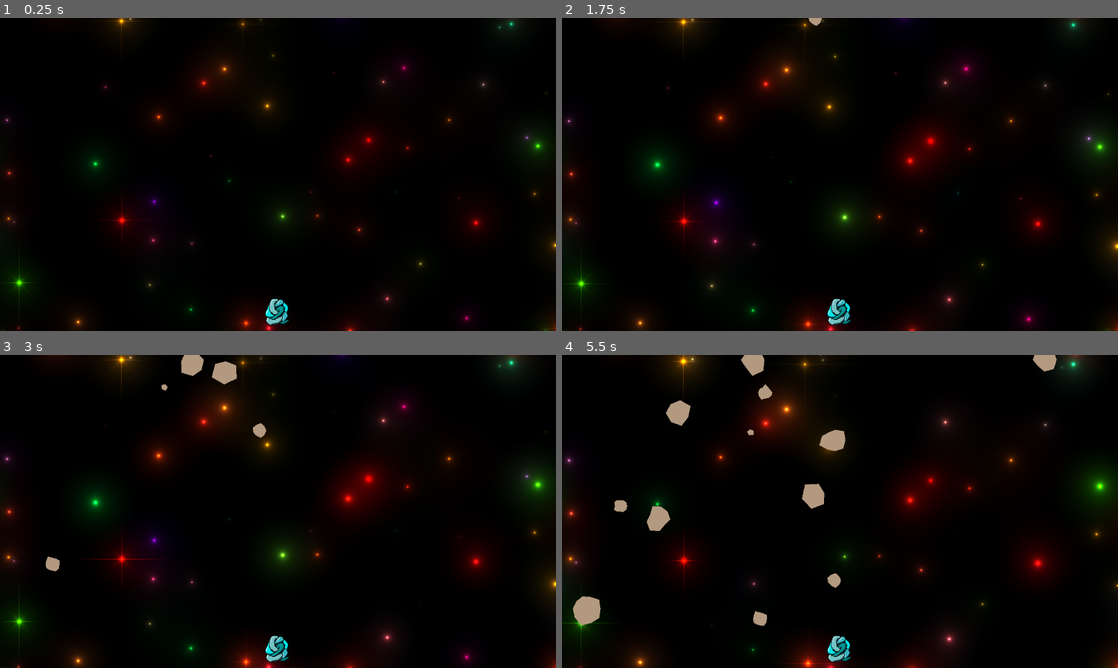
Above: before the commit, frames 1-4 (two rows, left to right).
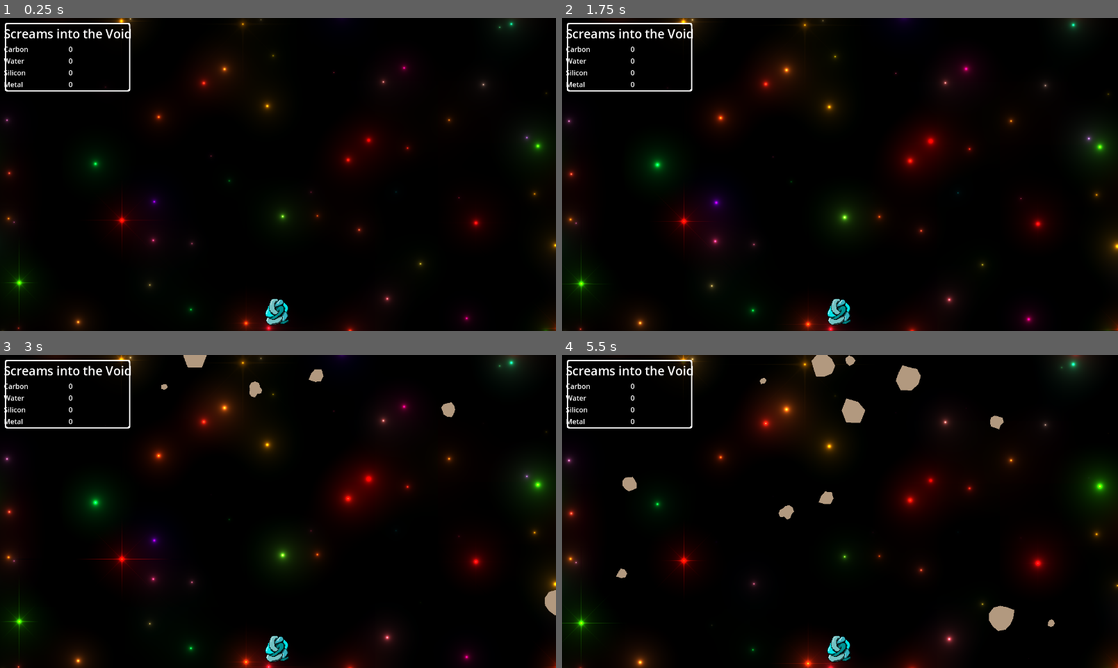
Above: after the commit, the same moments.

Repository: docwhat/screams-into-the-void
Game: Godot game, scene res://main.tscn
Same seed, same stepped clock (60 frames per second), same inputs: the game is played once before the commit and once after it.
Inputs:
- Up to frame 1 (0.25 s): no input
- Up to frame 2 (1.75 s): tap Enter at 0.5 s
- Up to frame 3 (3 s): no input
- Up to frame 4 (5.5 s): no input

The runs differ from the first frame. In frame 1, 0.9% of the frame differs, in the area x 0-24%, y 1-24%; in frame 2, 0.9%; in frame 3, 1.8%; in frame 4, 4.5%, in the area x 0-89%, y 0-89%.

Commit message:
checkpoint
Has a UI now!

Diff:
--- /dev/null
+++ b/SaveState.gd
@@ -0,0 +1,6 @@
+extends Node
+
+var carbon : int = 0
+var water : int = 0
+var silicon : int = 0
+var metal : int = 0
--- a/asteroid.gd
+++ b/asteroid.gd
@@ -3,6 +3,44 @@
 static var count : int = 0
 var radius : int
 var debuted : bool = false
+
+# Composition
+var carbon : int = 0
+var water : int = 0
+var silicon : int = 0
+var metal : int = 0
+
+func _ready() -> void:
+  radius = random_radius()
+  inertia = 1000000.0 * radius
+
+  var new_rotation_impulse : float = Global.rng.randf_range(-8.0, 8.0)
+  set_mass(1000.0 * radius)
+  apply_torque_impulse(new_rotation_impulse)
+
+  # Compisition
+  carbon = max(0, Global.rng.randi_range(-2, 20) * radius)
+  water = max(0, Global.rng.randi_range(0, 20) * radius)
+  silicon = max(0, Global.rng.randi_range(-2, 20) * radius)
+  metal = max(0, Global.rng.randi_range(0, 20) * radius)
+
+  # Image shape.
+  var points = generatePoints()
+  var poly = Polygon2D.new()
+  poly.set_polygon(points)
+  poly.set_color(Color(0.7, 0.6, 0.5))
+  add_child(poly)
+
+  # Collision polygon shape.
+  # This is commented out because I can't get it to be sane. The asteroids
+  # spin like crazy whenever they touch.
+  var collider : CollisionPolygon2D = CollisionPolygon2D.new()
+  collider.set_build_mode(CollisionPolygon2D.BUILD_SOLIDS)
+  collider.set_polygon(points)
+  collider
+  add_child(collider)
+
+  count += 1
 
 # A random asteroid size.
 func random_radius() -> int:
@@ -35,33 +73,11 @@
     poly.append(Vector2(rad, 0).rotated(angle))
   return poly
 
-func _ready() -> void:
-  radius = random_radius()
-  inertia = 1000000.0 * radius
-
-  var new_rotation_impulse : float = Global.rng.randf_range(-8.0, 8.0)
-  set_mass(1000.0 * radius)
-  apply_torque_impulse(new_rotation_impulse)
-
-  # Image shape.
-  var points = generatePoints()
-  var poly = Polygon2D.new()
-  poly.set_polygon(points)
-  poly.set_color(Color(0.7, 0.6, 0.5))
-  add_child(poly)
-
-  # Collision polygon shape.
-  # This is commented out because I can't get it to be sane. The asteroids
-  # spin like crazy whenever they touch.
-  var collider : CollisionPolygon2D = CollisionPolygon2D.new()
-  collider.set_build_mode(CollisionPolygon2D.BUILD_SOLIDS)
-  collider.set_polygon(points)
-  collider
-  add_child(collider)
-
-  count += 1
-
 func be_absorbed(_storage) -> void:
+  SaveState.carbon += carbon
+  SaveState.water += water
+  SaveState.silicon += silicon
+  SaveState.metal += metal
   count -= 1
   # store the resources
 
--- /dev/null
+++ b/hud.gd
@@ -0,0 +1,41 @@
+extends CanvasLayer
+
+static var carbon_value : Label
+static var water_value : Label
+static var silicon_value : Label
+static var metal_value : Label
+
+# FIXME: Need refactorization so I can understand it better.
+# From https://gist.github.com/t-karcher/053b7097e744bc3ba4e1d20441ab72a7
+func get_scientific_notation(number: float, precision: int = 99, use_engineering_notation: bool = false) -> String:
+  var sign_ = sign(number)
+  number = abs(number)
+  if number < 1:
+    var exp_ = step_decimals(number)
+    if use_engineering_notation: exp_ = snapped(exp_ + 1, 3)
+    var coeff = sign_ * number * pow(10, exp_)
+    return str(snapped(coeff, pow(10, -precision))) + "e" + str(-exp_)
+  elif number >= 10:
+    var exp_ = str(number).split(".")[0].length() - 1
+    if use_engineering_notation: exp_ = snapped(exp_ - 1, 3)
+    var coeff = sign_ * number / pow(10, exp_)
+    return str(snapped(coeff, pow(10, -precision))) + "e" + str(exp_)
+  else:
+    return str(snapped(sign_ * number, pow(10, -precision))) + "e0"
+
+# Format numbers
+func fnum(num : int) -> String:
+  if num >= 10000:
+    return get_scientific_notation(num, 2, false) # TODO: scientific, eng, etc.
+  else:
+    return str(num)
+
+func _ready() -> void:
+  update_hud()
+
+func update_hud() -> void:
+  $Control/MarginContainer/VBoxContainer/Carbon/value
+  for name in ["carbon", "water", "silicon", "metal"]:
+    var label : Label = get_node("%%%s" % name.capitalize()).get_node("value")
+    var value : int = SaveState.get(name)
+    label.text = fnum(value)
--- a/main.tscn
+++ b/main.tscn
@@ -1,9 +1,11 @@
-[gd_scene load_steps=6 format=3 uid="uid://drbf8d237goj"]
+[gd_scene load_steps=8 format=3 uid="uid://drbf8d237goj"]
 
 [ext_resource type="Script" uid="uid://3lpx3nh5ceyj" path="res://main.gd" id="1_h2yge"]
 [ext_resource type="Shader" uid="uid://bxg7qu236s2yc" path="res://stars.gdshader" id="2_h2yge"]
 [ext_resource type="Script" uid="uid://c0mgsc65vwhad" path="res://stars.gd" id="3_1bvp3"]
 [ext_resource type="PackedScene" uid="uid://caukx28w36jxj" path="res://player.tscn" id="4_1bvp3"]
+[ext_resource type="Script" uid="uid://5dbh8sao520s" path="res://hud.gd" id="5_7mycd"]
+[ext_resource type="Texture2D" uid="uid://doxs2idmx3bm3" path="res://art/ui-box.png" id="5_lquwl"]
 
 [sub_resource type="ShaderMaterial" id="ShaderMaterial_0xm2m"]
 shader = ExtResource("2_h2yge")
@@ -36,5 +38,118 @@
 
 [node name="Player" parent="." instance=ExtResource("4_1bvp3")]
 unique_name_in_owner = true
+position = Vector2(540, 656)
+
+[node name="HUD" type="CanvasLayer" parent="."]
+script = ExtResource("5_7mycd")
+
+[node name="UpdateHUD" type="Timer" parent="HUD"]
+autostart = true
+
+[node name="Control" type="Control" parent="HUD"]
+layout_mode = 3
+anchors_preset = 0
+offset_left = 10.0
+offset_top = 10.0
+offset_right = 301.0
+offset_bottom = 170.0
+size_flags_horizontal = 0
+size_flags_vertical = 0
+
+[node name="NinePatchRect" type="NinePatchRect" parent="HUD/Control"]
+layout_mode = 1
+anchors_preset = 15
+anchor_right = 1.0
+anchor_bottom = 1.0
+grow_horizontal = 2
+grow_vertical = 2
+texture = ExtResource("5_lquwl")
+patch_margin_left = 8
+patch_margin_top = 8
+patch_margin_right = 8
+patch_margin_bottom = 8
+
+[node name="MarginContainer" type="MarginContainer" parent="HUD/Control"]
+layout_mode = 1
+anchors_preset = 15
+anchor_right = 1.0
+anchor_bottom = 1.0
+grow_horizontal = 2
+grow_vertical = 2
+theme_override_constants/margin_left = 10
+theme_override_constants/margin_top = 10
+theme_override_constants/margin_right = 10
+theme_override_constants/margin_bottom = 10
+
+[node name="VBoxContainer" type="VBoxContainer" parent="HUD/Control/MarginContainer"]
+layout_mode = 2
+
+[node name="HBoxContainer" type="HBoxContainer" parent="HUD/Control/MarginContainer/VBoxContainer"]
+layout_mode = 2
+
+[node name="Title" type="Label" parent="HUD/Control/MarginContainer/VBoxContainer/HBoxContainer"]
+layout_mode = 2
+size_flags_horizontal = 3
+theme_type_variation = &"HeaderLarge"
+text = "Screams into the Void"
+horizontal_alignment = 1
+
+[node name="Carbon" type="HBoxContainer" parent="HUD/Control/MarginContainer/VBoxContainer"]
+unique_name_in_owner = true
+layout_mode = 2
+alignment = 1
+
+[node name="name" type="Label" parent="HUD/Control/MarginContainer/VBoxContainer/Carbon"]
+layout_mode = 2
+size_flags_horizontal = 3
+text = "Carbon"
+
+[node name="value" type="Label" parent="HUD/Control/MarginContainer/VBoxContainer/Carbon"]
+layout_mode = 2
+size_flags_horizontal = 3
+text = "0"
+
+[node name="Water" type="HBoxContainer" parent="HUD/Control/MarginContainer/VBoxContainer"]
+unique_name_in_owner = true
+layout_mode = 2
+
+[node name="name" type="Label" parent="HUD/Control/MarginContainer/VBoxContainer/Water"]
+layout_mode = 2
+size_flags_horizontal = 3
+text = "Water"
+
+[node name="value" type="Label" parent="HUD/Control/MarginContainer/VBoxContainer/Water"]
+layout_mode = 2
+size_flags_horizontal = 3
+text = "0"
+
+[node name="Silicon" type="HBoxContainer" parent="HUD/Control/MarginContainer/VBoxContainer"]
+unique_name_in_owner = true
+layout_mode = 2
+
+[node name="name" type="Label" parent="HUD/Control/MarginContainer/VBoxContainer/Silicon"]
+layout_mode = 2
+size_flags_horizontal = 3
+text = "Silicon"
+
+[node name="value" type="Label" parent="HUD/Control/MarginContainer/VBoxContainer/Silicon"]
+layout_mode = 2
+size_flags_horizontal = 3
+text = "0"
+
+[node name="Metal" type="HBoxContainer" parent="HUD/Control/MarginContainer/VBoxContainer"]
+unique_name_in_owner = true
+layout_mode = 2
+
+[node name="name" type="Label" parent="HUD/Control/MarginContainer/VBoxContainer/Metal"]
+layout_mode = 2
+size_flags_horizontal = 3
+text = "Metal"
+
+[node name="value" type="Label" parent="HUD/Control/MarginContainer/VBoxContainer/Metal"]
+layout_mode = 2
+size_flags_horizontal = 3
+text = "0"
 
 [connection signal="timeout" from="AsteroidTimer" to="." method="_on_asteroid_timer_timeout"]
+[connection signal="timeout" from="HUD/UpdateHUD" to="HUD" method="update_hud"]
--- a/project.godot
+++ b/project.godot
@@ -21,6 +21,7 @@
 [autoload]
 
 Global="*res://Global.gd"
+SaveState="*res://SaveState.gd"
 
 [display]
 
Not shown, added: SaveState.gd.uid
Binary file added: art/ui-box.png
Not shown, added: art/ui-box.png.import
Not shown, added: hud.gd.uid
Not shown, added: art/ui-box.pixi
